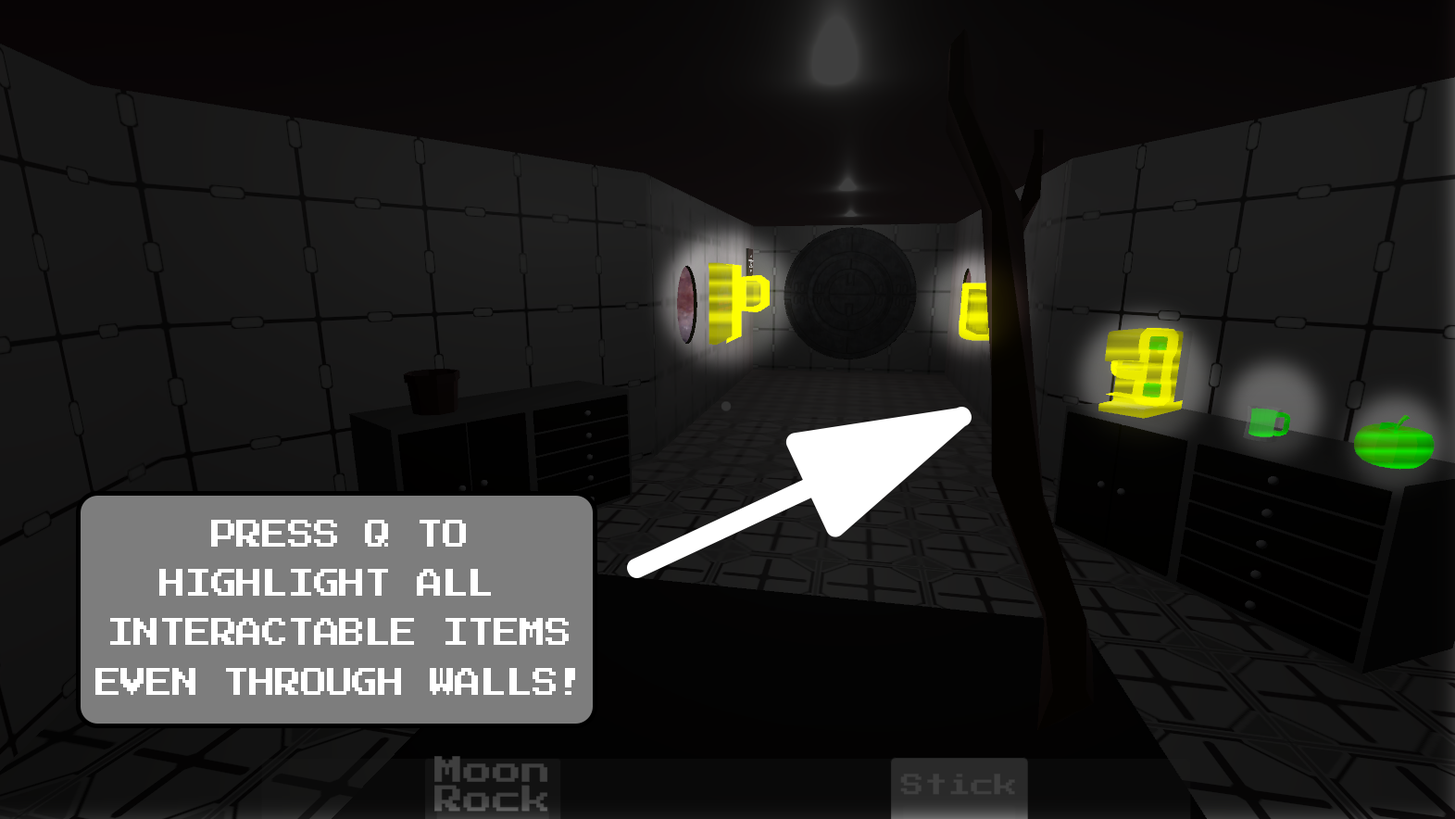
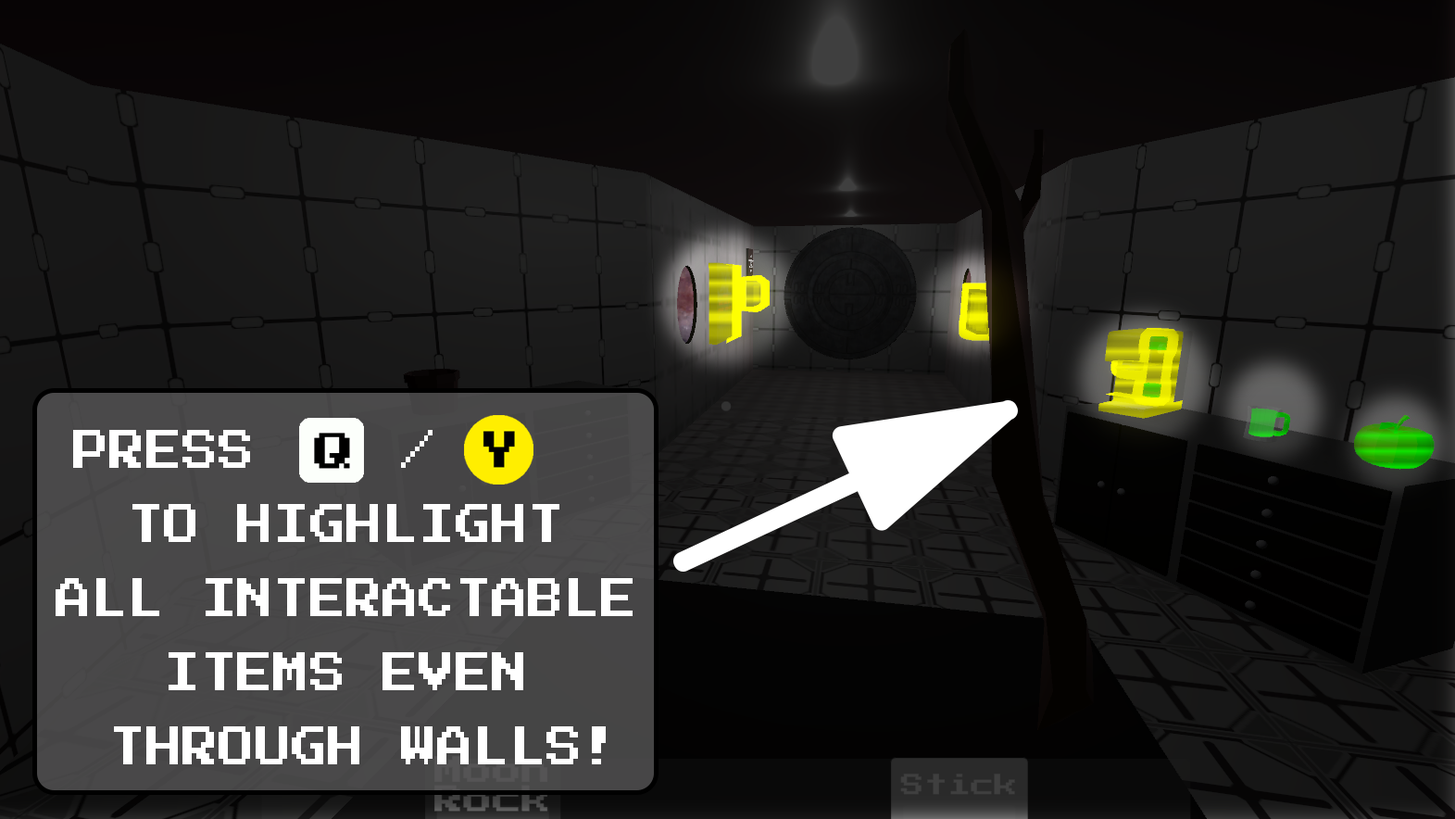
Revision of a layered 1455px x 819px image; what changed, layer by layer:
added layer "Layer 4" above "Triangle 1 copy 2" over (x1=464, y1=414, x2=534, y2=485)
painted on "Triangle 1 copy 2" over (x1=627, y1=400, x2=1018, y2=578)
added layer "Layer 3" above "Jump With Space copy" over (x1=299, y1=417, x2=365, y2=483)
painted on "Jump With Space copy" over (x1=55, y1=429, x2=633, y2=765)
removed layer "Rectangle 1 copy" over (x1=75, y1=490, x2=598, y2=729)
added layer "Rectangle 1 copy 2" above "Layer 2" over (x1=32, y1=388, x2=659, y2=795)
